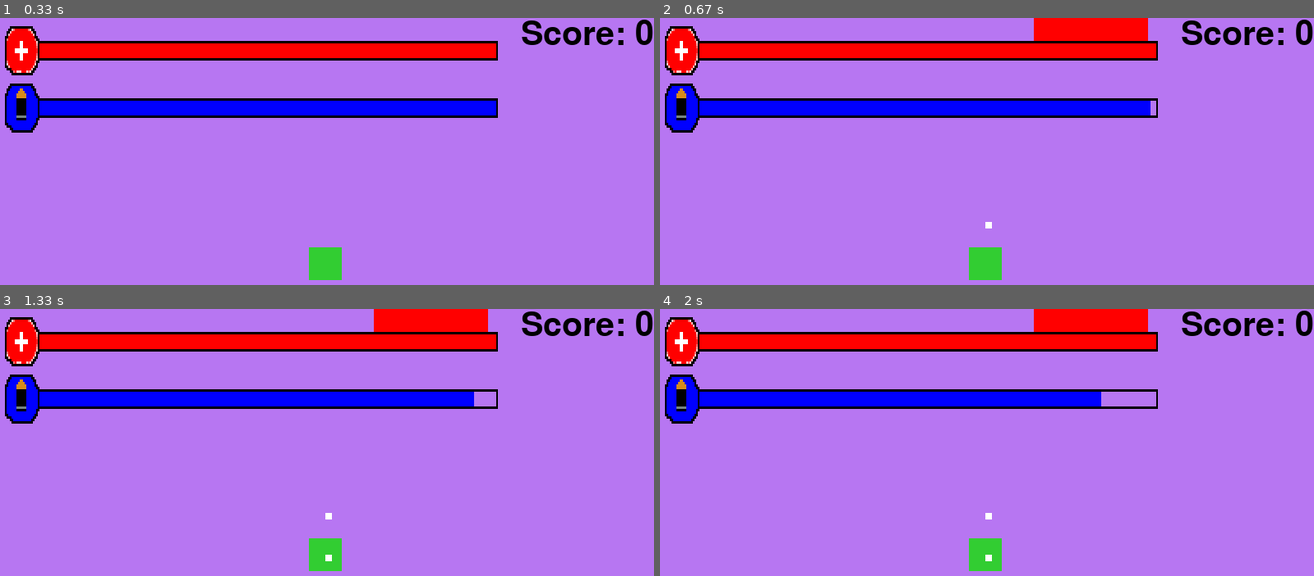
Above: before the commit, frames 1-4 (two rows, left to right).
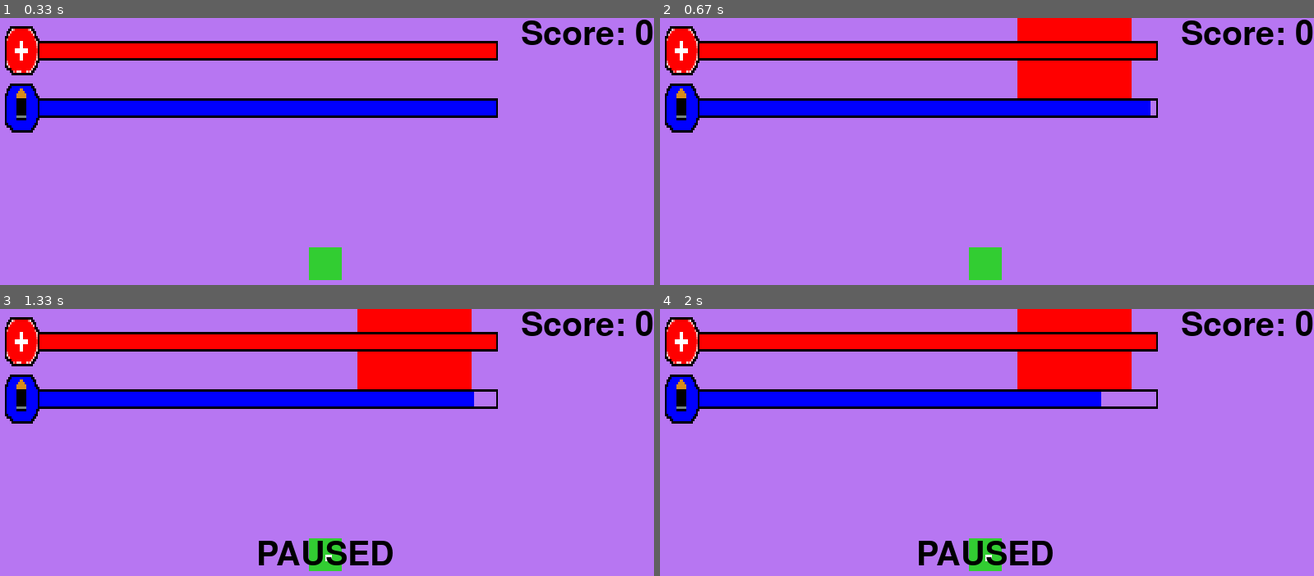
Above: after the commit, the same moments.

Repository: NGBRDCH1EF/First-Pygame
Game: pygame game, started from shooter/shooter.py
The game is run twice, just before and just after one commit, with the same random seed, the same clock (stepped at 60 frames per second) and the same inputs.
Inputs (mouse positions are in pixels of both pictures, inside the frame that each line leads up to):
- Up to frame 1 (0.33 s): no input
- Up to frame 2 (0.67 s): click (987, 263) at 0.38 s
- Up to frame 3 (1.33 s): tap Esc at 0.67 s; click (outside the picture) at 1.05 s
- Up to frame 4 (2 s): click (784, 479) at 1.38 s; click (outside the picture) at 1.72 s

Frame 1 is identical in both runs. In frame 2, 2.9% of the frame differs, in the area x 49-75%, y 0-79%; in frame 3, 4.0%, in the area x 39-75%, y 0-97%; in frame 4, 4.0%.

Commit message:
adjust enemy spawn interval, update bullet speed variable, and add pause text

Diff:
--- a/shooter/shooter.py
+++ b/shooter/shooter.py
@@ -25,7 +25,7 @@
 enemies:list[Enemy]  = []
 
 #Timer
-ENEMY_SPAWN_INTERVAL = 30      #TIME BETWEEN SPAWNS (FRAMES)
+ENEMY_SPAWN_INTERVAL = 20      #TIME BETWEEN SPAWNS (FRAMES)
 spawn_timer = ENEMY_SPAWN_INTERVAL
 
 # --- player setup ---
@@ -35,6 +35,7 @@
 HEALTH_REGEN  = 35      #per second
 MAX_AMMO      = 30
 AMMO_REGEN    = 2       #per second
+BULLET_SPEED  = 20
 
 #UI setup
 big_font = pygame.font.SysFont(None, 60)
@@ -46,7 +47,7 @@
 
 
 #Enemy Setup
-ENEMY_BASE_SPEED = 4.5    #speed of median size enemy
+ENEMY_BASE_SPEED = 6    #speed of median size enemy
 ENEMY_SIZE = (40,180)    #min & max size for enemy
 ENEMY_COLOR      = RED
 
@@ -73,7 +74,7 @@
         if event.type == pygame.QUIT:
             running = False
         if event.type == pygame.MOUSEBUTTONDOWN and event.button == 1 and ammo_bar.ammo > 0:
-            bullets.append(Bullet.from_points(player.center,pygame.mouse.get_pos() , speed=3))
+            bullets.append(Bullet.from_points(player.center,pygame.mouse.get_pos() , speed=BULLET_SPEED))
             ammo_bar.ammo -= 1
         if event.type == pygame.KEYDOWN:
             if event.key == pygame.K_ESCAPE:
@@ -173,7 +174,7 @@
         text_rect = text.get_rect(center=(WIDTH // 2, HEIGHT // 2))
         window.blit(text, text_rect)
     elif paused:
-        text = big_font.render("", True, BLACK)
+        text = big_font.render("PAUSED", True, BLACK)
         text_rect = text.get_rect(center=(WIDTH // 2, HEIGHT // 2))
         window.blit(text, text_rect)
 
